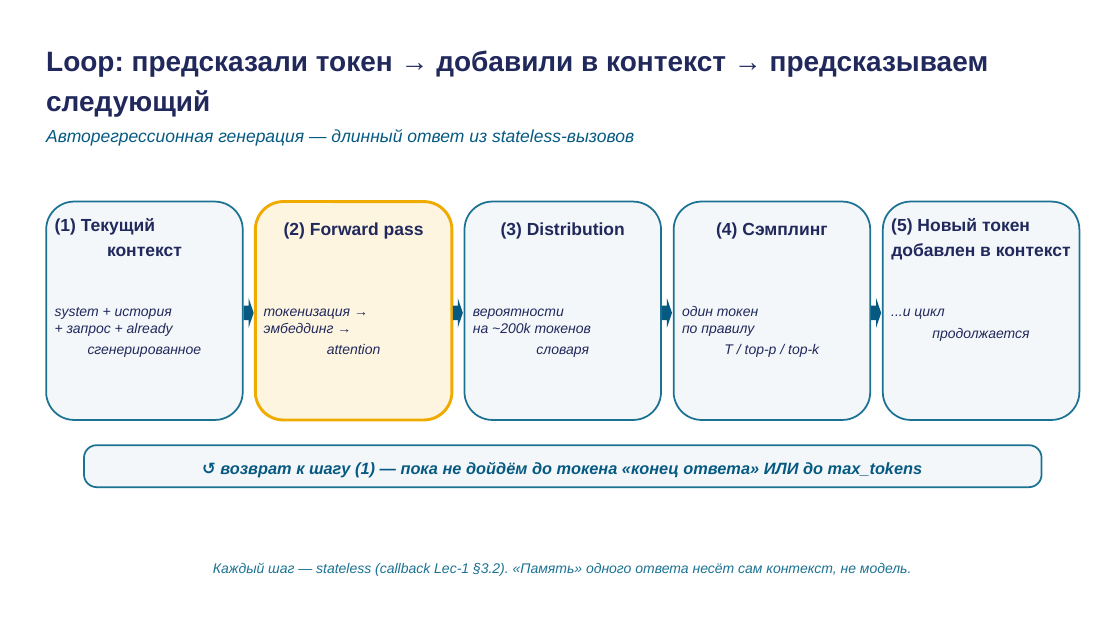
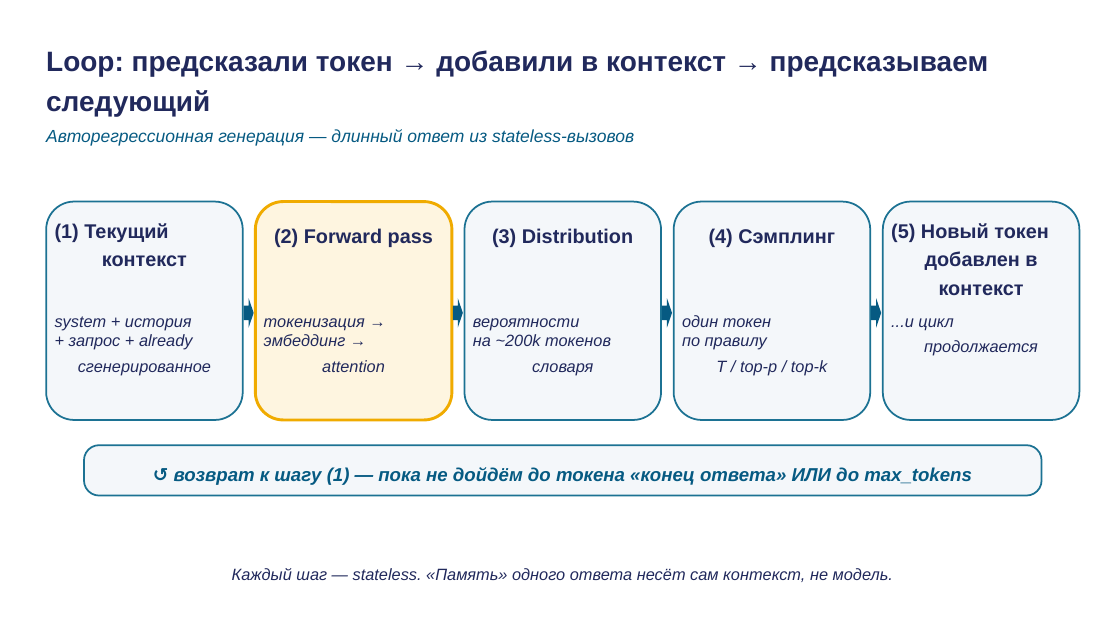
Before and after one commit to tellina-study/AI-usage-lessons, a slide deck: slide 21 of library/lectures/lec-02/rendered/lec-02.pptx. Drawn at 1120x630 pixels with LibreOffice and Linux fonts; fonts in the diff are those of the drawing. Boxes give left, top, right and bottom in pixels: in the first picture for what was removed or moved away, otherwise in the second. Text is boxed around its words. In the diff, an @@ line names an element or a change of style, - is before the commit and + after.

```diff
--- a/library/lectures/lec-02/rendered/lec-02.pptx
+++ b/library/lectures/lec-02/rendered/lec-02.pptx
@@ size 15 to 17 pt in 5 elements at (55,223,187,266), (274,228,433,247), (492,228,633,247), (709,228,835,247), (891,223,1049,295) @@
@@ 5 texts: place and size @@
-5 texts at (55,306,1029,357)
+5 texts at (55,315,1038,375)
@@ size 12 to 14 pt in 5 elements at (55,316,211,375), (264,318,385,372), (473,318,611,375), (682,315,827,375), (891,318,1038,356) @@
@@ rounded rectangle: place and size @@
-rounded rectangle at (84,445,1042,487)
+rounded rectangle at (84,445,1042,496)
@@ text "↺ возврат к шагу (1) ..." at (174,467,972,485): size 14 to 16 pt @@
@@ text at (232,568,893,582): text changed; size 12 to 14 pt; text colour #1C7293 to #21295C @@
-Каждый шаг — stateless (callback Lec-1 §3.2). «Память» одного ответа несёт сам контекст, не модель.
+Каждый шаг — stateless. «Память» одного ответа несёт сам контекст, не модель.
```
Also in this commit, not shown: 16 other slides changed, 9 other files.
